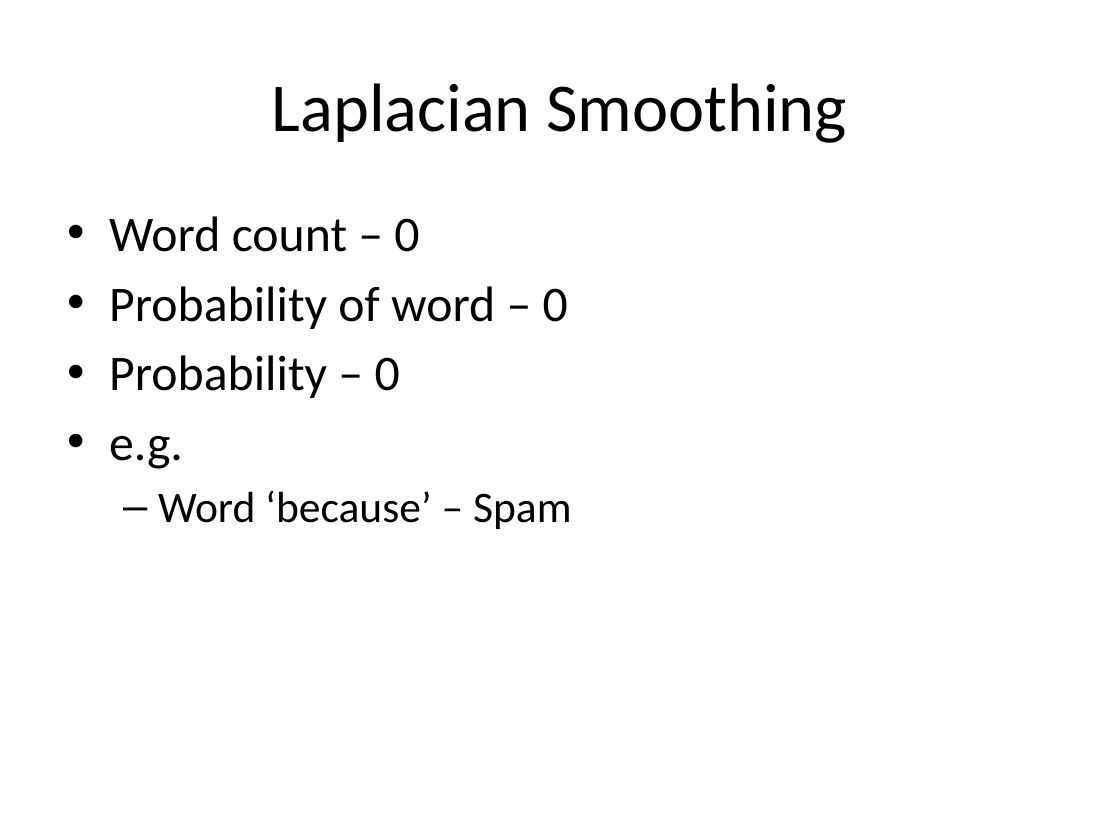
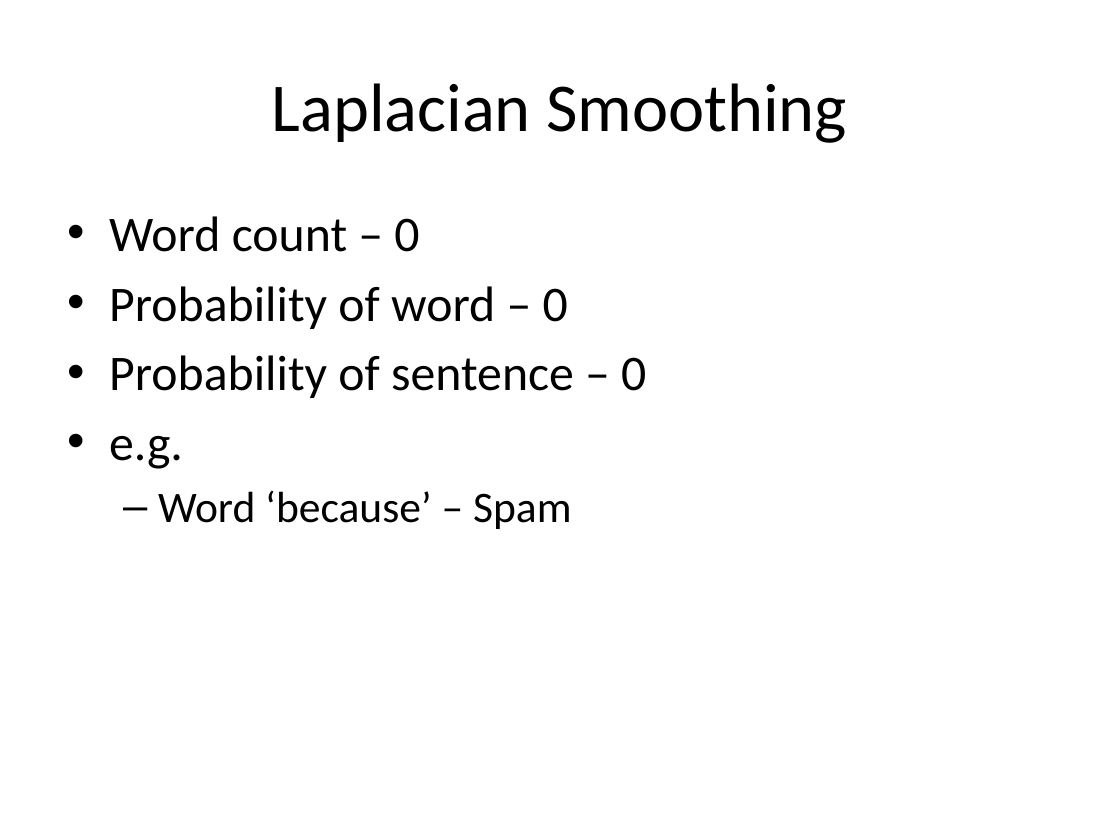
Before and after one commit to look4pritam/ArtificialIntelligence, a slide deck: slide 18 of MachineLearning/NaiveBayes/NaiveBayes.pptx. Drawn at 1120x840 pixels with LibreOffice and Linux fonts; fonts in the diff are those of the drawing. Boxes give left, top, right and bottom in pixels: in the first picture for what was removed or moved away, otherwise in the second. Text is boxed around its words. In the diff, an @@ line names an element or a change of style, - is before the commit and + after.

```diff
--- a/MachineLearning/NaiveBayes/NaiveBayes.pptx
+++ b/MachineLearning/NaiveBayes/NaiveBayes.pptx
@@ text at <box>109,355,646,398</box>: text changed @@
-• Probability – 0
+• Probability of sentence – 0
```
Also in this commit, not shown: 1 other slide changed, 1 slide added.
